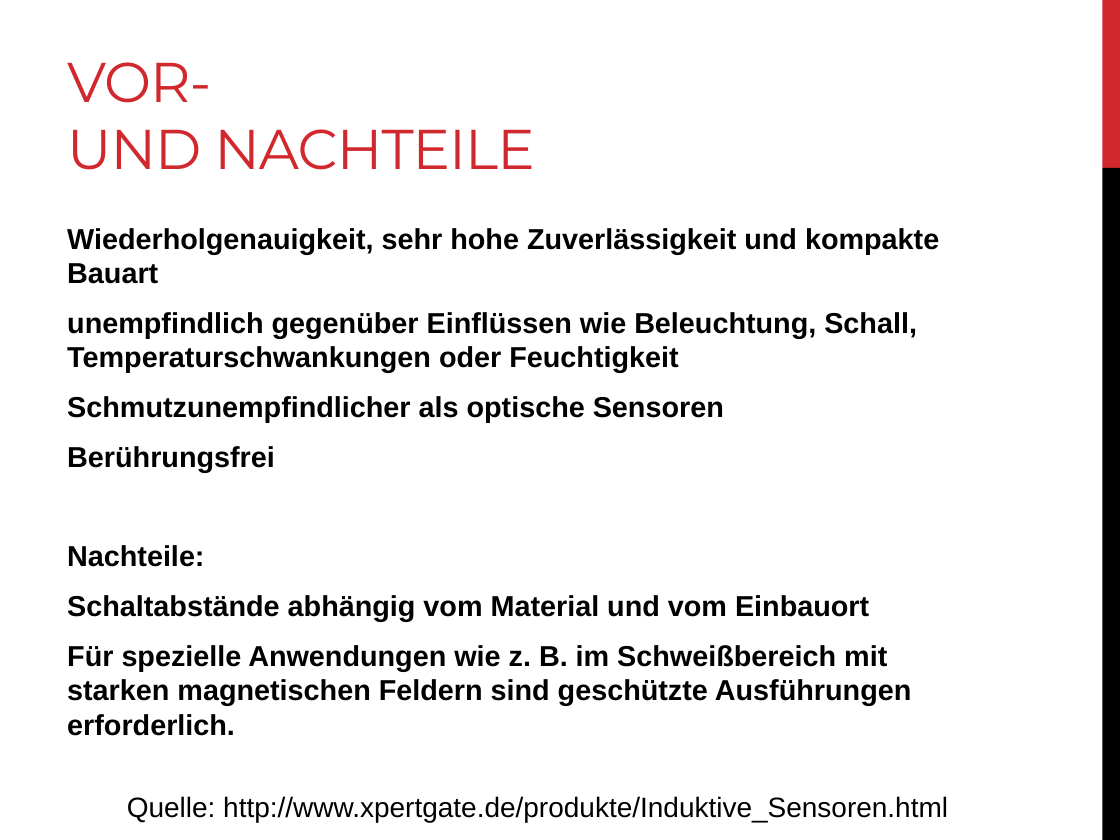
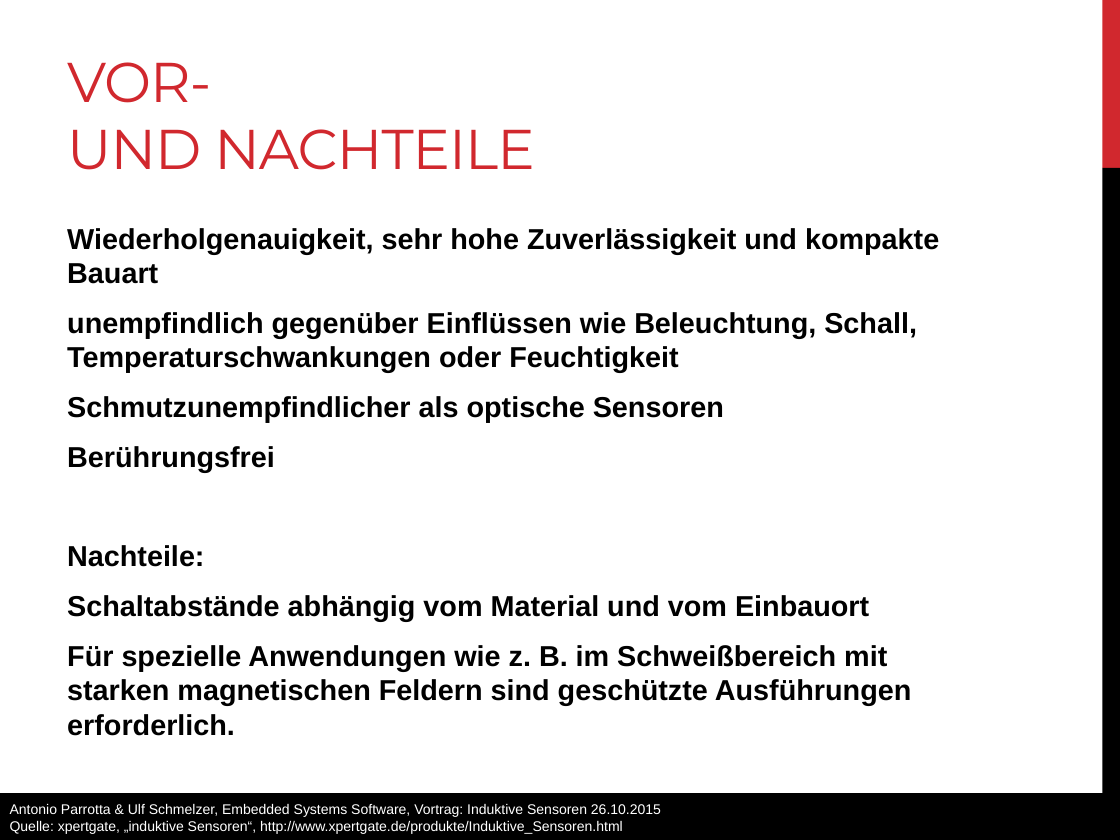
Before and after one commit to anpait00/TIB6, a slide deck: slide 7 of induktiv_sensoren.pptx. Drawn at 1120x840 pixels with LibreOffice and Linux fonts; fonts in the diff are those of the drawing. Boxes give left, top, right and bottom in pixels: in the first picture for what was removed or moved away, otherwise in the second. Text is boxed around its words. In the diff, an @@ line names an element or a change of style, - is before the commit and + after.

Commit message:
Power Point verschoenert .... denke ich. Ah und Quellen hinzugefuegt

```diff
--- a/induktiv_sensoren.pptx
+++ b/induktiv_sensoren.pptx
@@ rectangle added at box(0, 793, 1119, 840), fill #000000, 9 pt, text #FFFFFF @@
+Antonio Parrotta & Ulf Schmelzer, Embedded Systems Software, Vortrag: Induktive Sensoren 26.10.2015
+Quelle: xpertgate, „induktive Sensoren“, http://www.xpertgate.de/produkte/Induktive_Sensoren.html
@@ text removed at box(127, 796, 948, 822) @@
-Quelle: http://www.xpertgate.de/produkte/Induktive_Sensoren.html
```
Also in this commit, not shown: 8 other slides changed.
